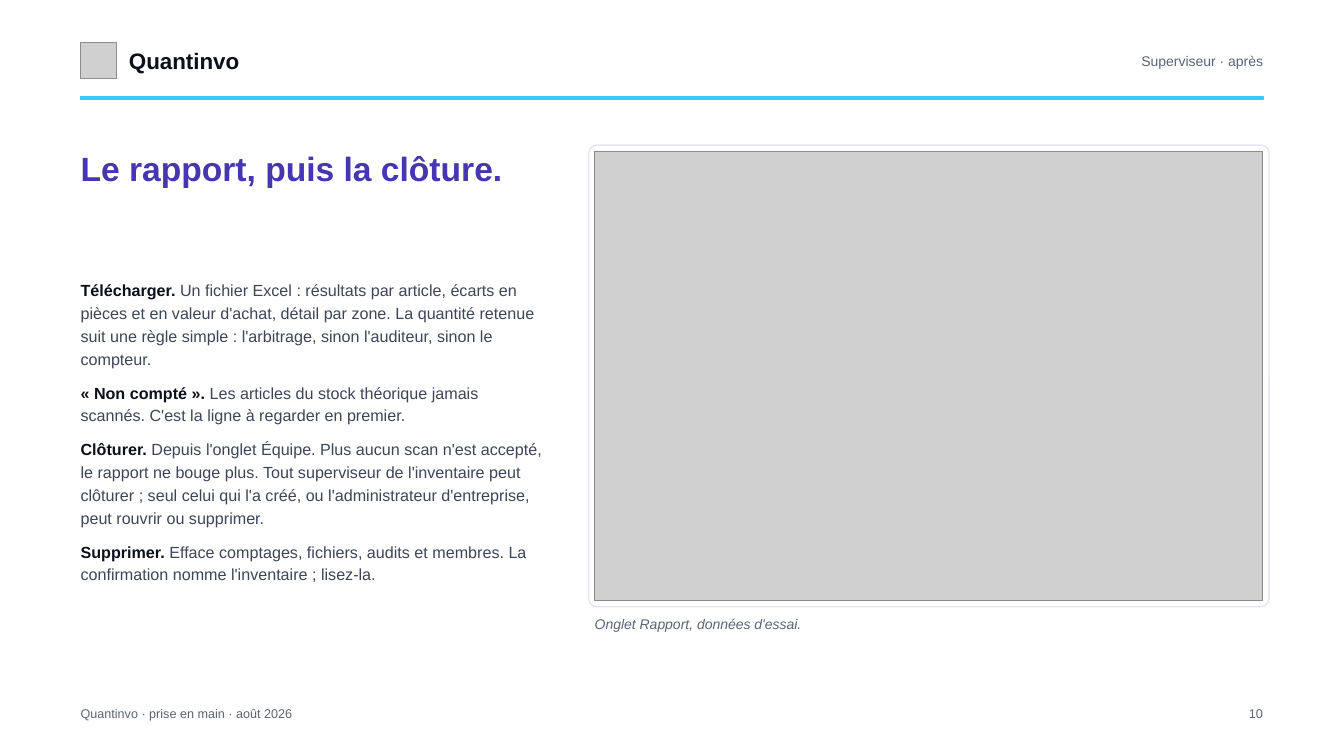
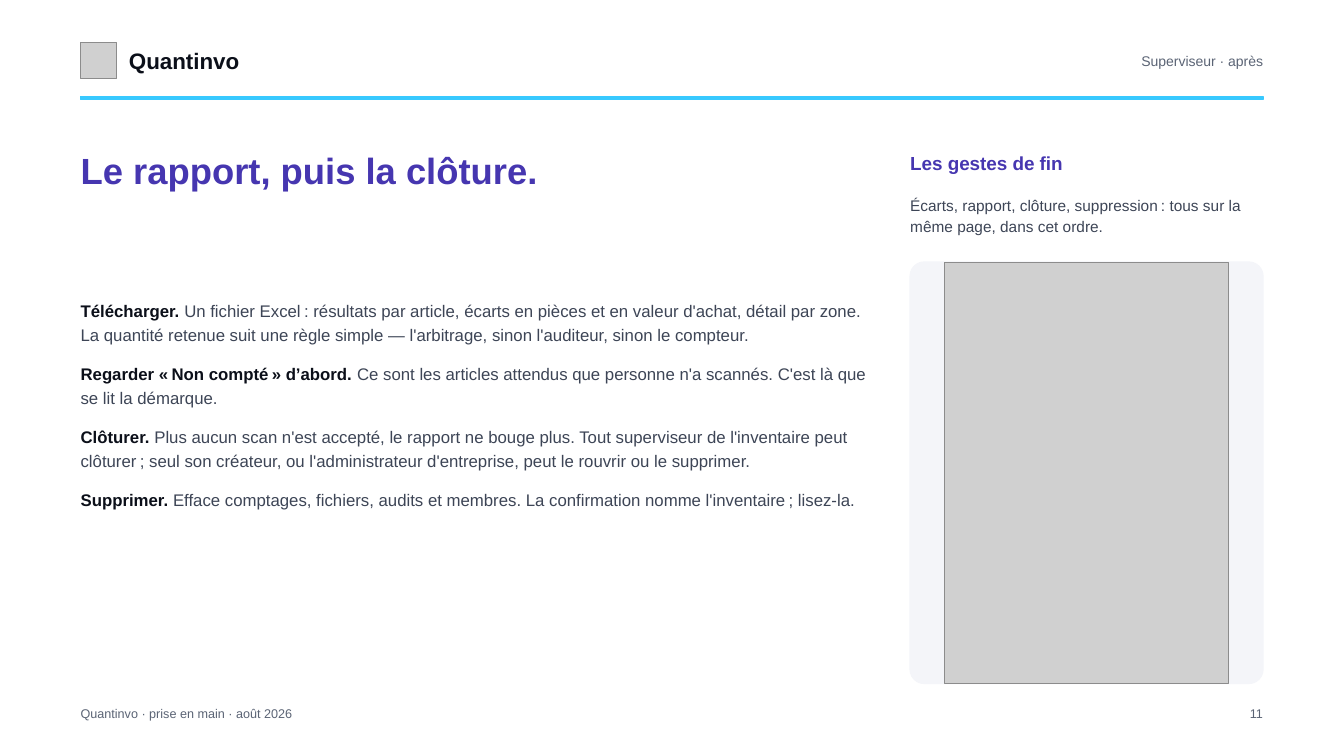
Before and after one commit to devkaylab/Inventaire, a slide deck: slide 11 of docs/entreprise/deck/Quantinvo-prise-en-main.pptx (slide 10 before the commit). Drawn at 1344x756 pixels with LibreOffice and Linux fonts; fonts in the diff are those of the drawing; grey boxes stand for pictures. Boxes give left, top, right and bottom in pixels: in the first picture for what was removed or moved away, otherwise in the second. Text is boxed around its words. In the diff, an @@ line names an element or a change of style, - is before the commit and + after.

```diff
--- a/docs/entreprise/deck/Quantinvo-prise-en-main.pptx
+++ b/docs/entreprise/deck/Quantinvo-prise-en-main.pptx
@@ text "Le rapport, puis la clôture." at box(81, 157, 537, 192): size 24 to 26 pt @@
@@ rounded rectangle removed at box(589, 145, 1269, 607) @@
@@ picture removed at box(595, 151, 1263, 601) @@
@@ text added at box(910, 156, 1063, 174), 13.5 pt, text #4636B0, bold @@
+Les gestes de fin
@@ text added at box(910, 199, 1241, 235), 11 pt, text #3D4556 @@
+Écarts, rapport, clôture, suppression : tous sur la même page, dans cet ordre.
@@ rounded rectangle added at box(910, 262, 1263, 684), fill #F4F5F9, outline #F4F5F9 1 pt @@
@@ picture added at box(945, 262, 1229, 684) @@
@@ text "Télécharger. Un fichier Excel : ...": place and size @@
-text "Télécharger. Un fichier Excel : ..." at box(81, 284, 542, 580)
+text "Télécharger. Un fichier Excel : ..." at box(81, 304, 866, 510)
@@ text at box(81, 304, 866, 471): text changed; size 11.5 to 12 pt @@
-Télécharger. Un fichier Excel : résultats par article, écarts en pièces et en valeur d'achat, détail par zone. La quantité retenue suit une règle simple : l'arbitrage, sinon l'auditeur, sinon le compteur.
-« Non compté ». Les articles du stock théorique jamais scannés. C'est la ligne à regarder en premier.
-Clôturer. Depuis l'onglet Équipe. Plus aucun scan n'est accepté, le rapport ne bouge plus. Tout superviseur de l'inventaire peut clôturer ; seul celui qui l'a créé, ou l'administrateur d'entreprise, peut rouvrir ou supprimer.
+Télécharger. Un fichier Excel : résultats par article, écarts en pièces et en valeur d'achat, détail par zone. La quantité retenue suit une règle simple — l'arbitrage, sinon l'auditeur, sinon le compteur.
+Regarder « Non compté » d’abord. Ce sont les articles attendus que personne n'a scannés. C'est là que se lit la démarque.
+Clôturer. Plus aucun scan n'est accepté, le rapport ne bouge plus. Tout superviseur de l'inventaire peut clôturer ; seul son créateur, ou l'administrateur d'entreprise, peut le rouvrir ou le supprimer.
@@ text at box(81, 494, 855, 510): size 11.5 to 12 pt in "Supprimer. Efface comptages, fichiers, audits et membres. ..."; more space between paragraphs @@
@@ text removed at box(595, 618, 801, 632) @@
-Onglet Rapport, données d'essai.
@@ text at box(1250, 709, 1263, 718): text changed @@
-10
+11
```
Also in this commit, not shown: 12 other slides changed, 6 slides added, 2 slides removed, 30 other files.
